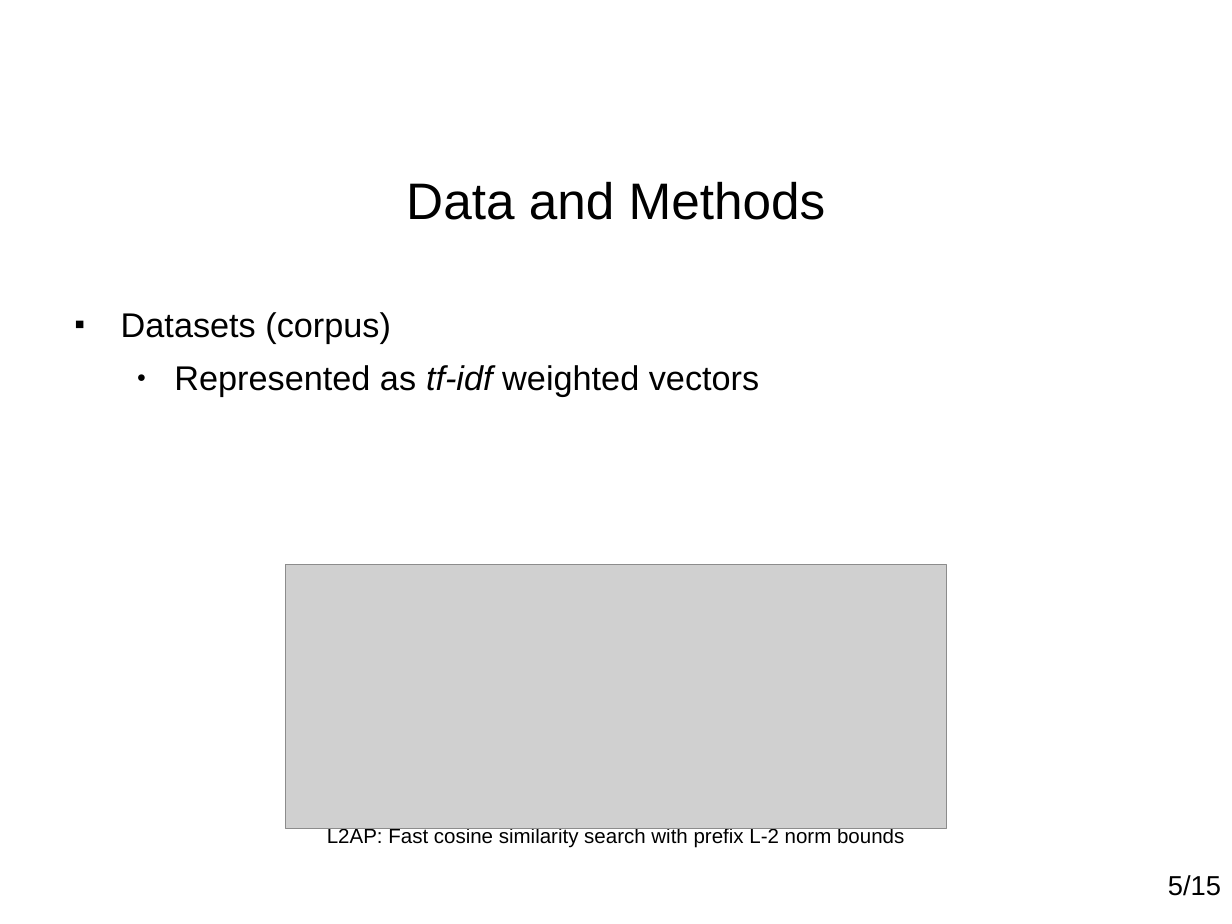
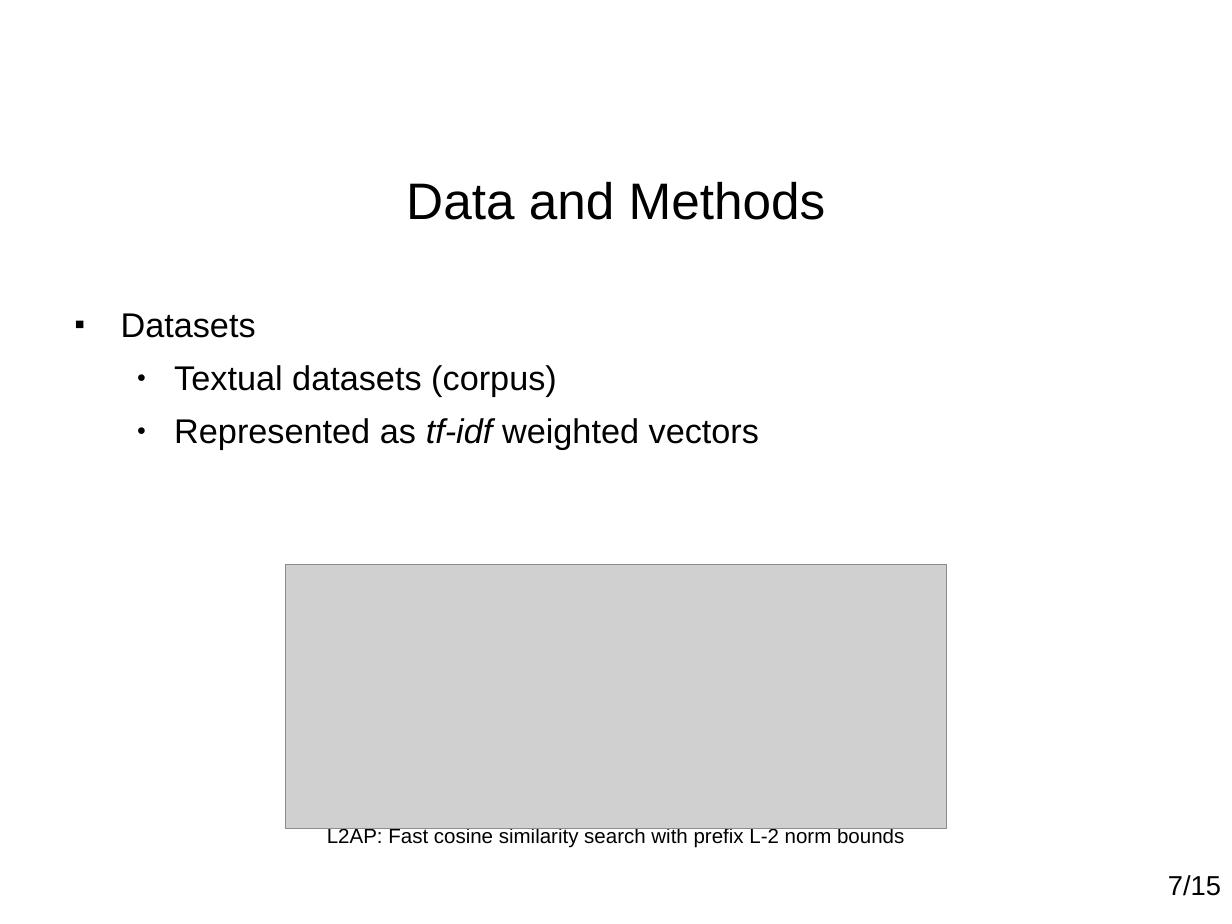
Before and after one commit to paulohq/apresentacao-L2AP, a slide deck: slide 8 of apresentacao-L2AP.ppt. Drawn at 1232x924 pixels with LibreOffice and Linux fonts; fonts in the diff are those of the drawing; grey boxes stand for pictures; background and template pictures are left out. Boxes give left, top, right and bottom in pixels: in the first picture for what was removed or moved away, otherwise in the second. Text is boxed around its words. In the diff, an @@ line names an element or a change of style, - is before the commit and + after.

```diff
--- a/apresentacao-L2AP.ppt
+++ b/apresentacao-L2AP.ppt
@@ text at (121,313,557,397): text changed @@
-■ Datasets (corpus)
+■ Datasets
+  ● Textual datasets (corpus)
@@ text at (174,418,759,450): indent changed @@
@@ text at (1168,875,1221,896): text changed @@
-5/15
+7/15
```
Also in this commit, not shown: 14 other slides changed, 1 slide added, 1 other file.
